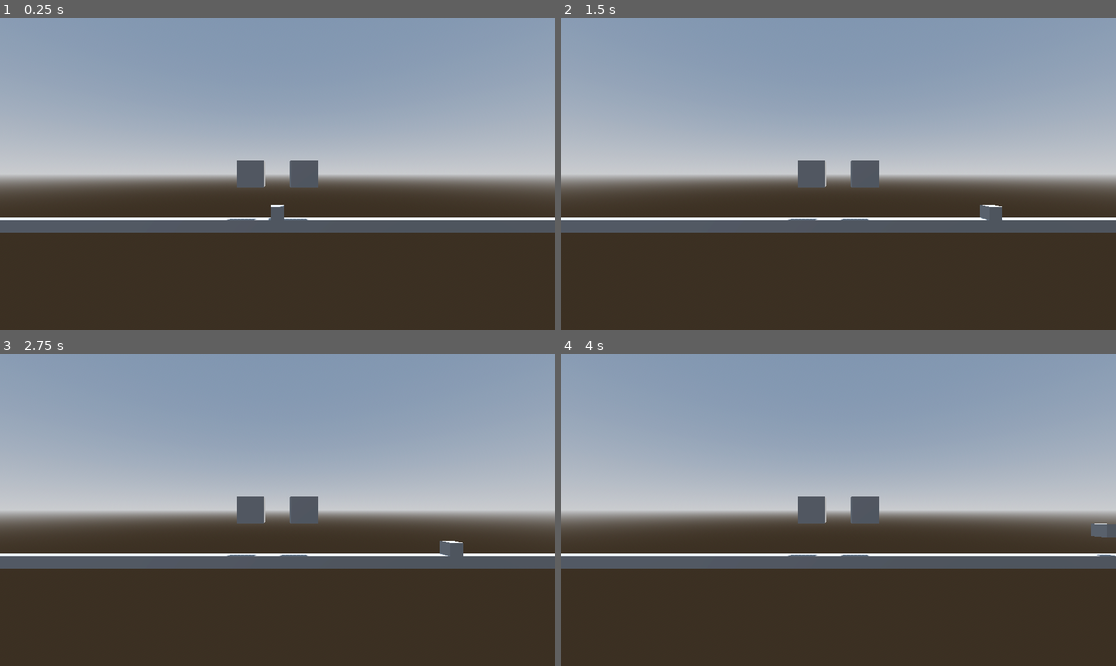
Above: before the commit, frames 1-4 (two rows, left to right).
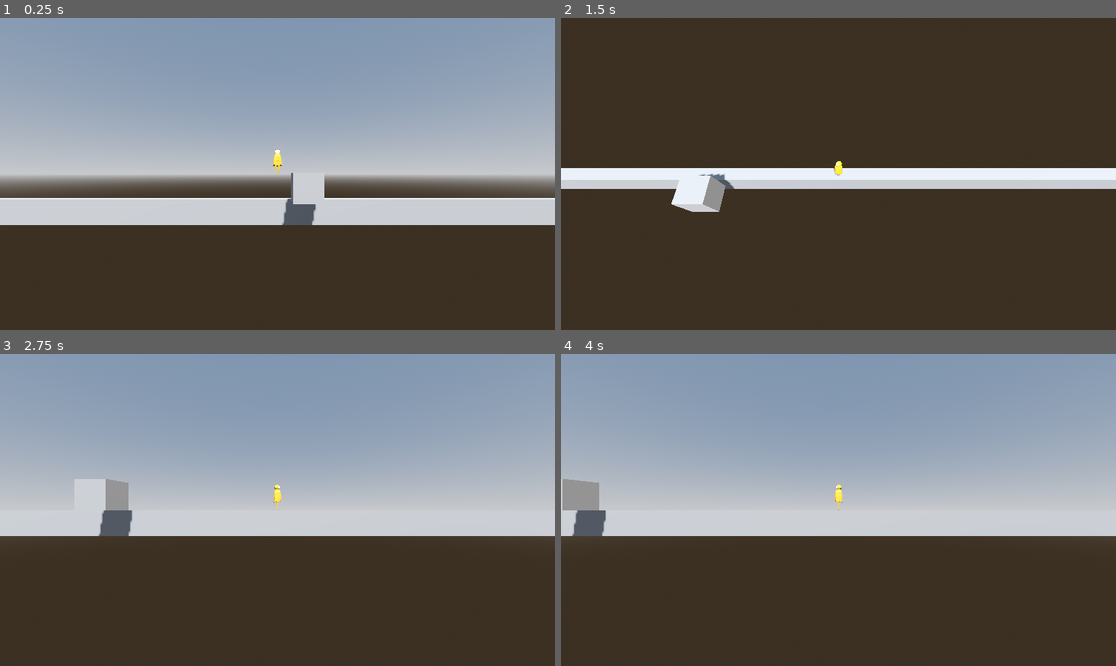
Above: after the commit, the same moments.

Repository: Raftatul/game-jam-behavior-2025
Game: Godot game, scene res://src/levels/main_map.tscn
Two runs of this game, one before a commit and one after it. Both use one fixed random seed, a clock stepped at 60 frames per second and the inputs below.
Inputs:
- Up to frame 1 (0.25 s): no input
- Up to frame 2 (1.5 s): tap Enter (ui_accept) at 0.5, 0.77 s; hold Right (ui_right) 0.53-1.28 s; tap E (switch_camera, bound only after the commit) at 0.6, 1.35 s; hold Left (ui_left) from 1.28 s (still down)
- Up to frame 3 (2.75 s): tap Enter (ui_accept) at 1.52 s; release Left (ui_left) at 2.03 s; hold Right (ui_right) from 2.03 s (still down); tap E (switch_camera, bound only after the commit) at 2.1 s
- Up to frame 4 (4 s): tap E (switch_camera, bound only after the commit) at 2.85, 3.6 s; tap Enter (ui_accept) at 3.02, 3.77 s; release Right (ui_right) at 3.53 s; hold Left (ui_left) from 3.53 s (still down)

The runs differ from the first frame. In frame 1, 12% of the frame differs, in the area x 0-100%, y 41-69%; in frame 2, 61%, in the area x 0-100%, y 0-69%; in frame 3, 14%; in frame 4, 14%.

Commit message:
Add camera switch

Diff:
--- a/game-jam-behavior-2025/project.godot
+++ b/game-jam-behavior-2025/project.godot
@@ -22,6 +22,14 @@
 "res://src/": "red"
 }
 
+[input]
+
+switch_camera={
+"deadzone": 0.2,
+"events": [Object(InputEventKey,"resource_local_to_scene":false,"resource_name":"","device":-1,"window_id":0,"alt_pressed":false,"shift_pressed":false,"ctrl_pressed":false,"meta_pressed":false,"pressed":false,"keycode":0,"physical_keycode":69,"key_label":0,"unicode":101,"location":0,"echo":false,"script":null)
+]
+}
+
 [rendering]
 
 occlusion_culling/use_occlusion_culling=true
--- /dev/null
+++ b/game-jam-behavior-2025/script_templates/CameraState/camera_template_state.gd
@@ -0,0 +1,17 @@
+extends PlayerState
+
+
+func check_relevance() -> StringName:
+	return ""
+
+
+func enter(machine: FiniteStateMachine) -> void:
+	pass
+
+
+func update(machine: FiniteStateMachine, delta: float) -> void:
+	pass
+
+
+func exit(machine: FiniteStateMachine) -> void:
+	pass
--- /dev/null
+++ b/game-jam-behavior-2025/src/character/camera/camera_pivot.gd
@@ -0,0 +1,34 @@
+class_name CameraController extends Marker3D
+
+
+@export var player: PlayerCharacter
+@export var switch_duration: float = 0.5
+
+var request_switch: bool = false
+
+var switch_tween: Tween
+
+@onready var camera_state_machine: FiniteStateMachine = $CameraStateMachine
+
+
+func _ready() -> void:
+	camera_state_machine.start_machine(self)
+
+
+func _physics_process(delta: float) -> void:
+	if player.finite_state_machine.current_state_name != &"Death":
+		request_switch = Input.is_action_just_pressed("switch_camera")
+
+	camera_state_machine.update(delta)
+
+
+func switch_to_2d() -> void:
+	switch_tween = create_tween()
+
+	switch_tween.tween_property(self, "rotation:x", 0.0, switch_duration)
+
+
+func switch_to_topdown() -> void:
+	switch_tween = create_tween()
+
+	switch_tween.tween_property(self, "rotation:x", deg_to_rad(-90.0), switch_duration)
--- /dev/null
+++ b/game-jam-behavior-2025/src/character/camera/states/camera_2d_state.gd
@@ -0,0 +1,11 @@
+extends CameraState
+
+
+func check_relevance() -> StringName:
+	if camera.request_switch:
+		return &"TopDown"
+	return ""
+
+
+func enter(machine: FiniteStateMachine) -> void:
+	camera.switch_to_2d()
--- /dev/null
+++ b/game-jam-behavior-2025/src/character/camera/states/camera_state.gd
@@ -0,0 +1,8 @@
+class_name CameraState extends State
+
+
+var camera: CameraController
+
+
+func set_common_node(common_node) -> void:
+	camera = common_node
--- /dev/null
+++ b/game-jam-behavior-2025/src/character/camera/states/camera_topdown_state.gd
@@ -0,0 +1,11 @@
+extends CameraState
+
+
+func check_relevance() -> StringName:
+	if camera.request_switch:
+		return &"2D"
+	return ""
+
+
+func enter(machine: FiniteStateMachine) -> void:
+	camera.switch_to_topdown()
--- a/game-jam-behavior-2025/src/character/character.tscn
+++ b/game-jam-behavior-2025/src/character/character.tscn
@@ -1,33 +1,36 @@
-[gd_scene load_steps=11 format=3 uid="uid://stq6yyadeyjn"]
+[gd_scene load_steps=14 format=3 uid="uid://stq6yyadeyjn"]
 
 [ext_resource type="Script" uid="uid://cfvy05lnoj7uv" path="res://src/character/player_character.gd" id="1_yny20"]
 [ext_resource type="Script" uid="uid://bdji4l0bh2re2" path="res://src/modules/finite_state_machine/state_machine.gd" id="2_2p3op"]
+[ext_resource type="PackedScene" uid="uid://b5oxqocb4k0na" path="res://assets/character/character_v1.glb" id="2_m366t"]
 [ext_resource type="Script" uid="uid://dqf2dv04wdo3i" path="res://src/character/states/player_idle_state.gd" id="3_8mo58"]
 [ext_resource type="Script" uid="uid://cmnib6pvh2w8i" path="res://src/character/states/player_walk_state.gd" id="4_k8eue"]
 [ext_resource type="Script" uid="uid://dkvn5imuc6ehs" path="res://src/character/states/player_death_state.gd" id="5_tntuy"]
 [ext_resource type="Script" uid="uid://co7fdiqk0u4sk" path="res://src/character/states/player_jump_state.gd" id="6_56uj1"]
 [ext_resource type="Script" uid="uid://c65pm7xm5i42n" path="res://src/character/states/player_walk_air.gd" id="7_fi36g"]
 [ext_resource type="Script" uid="uid://bmknk64fxjomu" path="res://src/character/states/player_fall_state.gd" id="8_a5pac"]
+[ext_resource type="Script" uid="uid://dmtt0c2xadp2d" path="res://src/character/camera/camera_pivot.gd" id="10_8cpw0"]
+[ext_resource type="Script" uid="uid://0sl55afsirix" path="res://src/character/camera/states/camera_2d_state.gd" id="11_1irux"]
+[ext_resource type="Script" uid="uid://cew1815m2eqft" path="res://src/character/camera/states/camera_topdown_state.gd" id="12_1irux"]
 
 [sub_resource type="BoxShape3D" id="BoxShape3D_yny20"]
-
-[sub_resource type="BoxMesh" id="BoxMesh_2p3op"]
+size = Vector3(0.6, 2, 0.6)
 
 [node name="Character" type="CharacterBody3D"]
 script = ExtResource("1_yny20")
 move_duration = 0.1
-jump_force = 75.0
+jump_force = 35.0
+gravity_influence = 0.25
 metadata/_custom_type_script = "uid://cfvy05lnoj7uv"
 
 [node name="CollisionShape3D" type="CollisionShape3D" parent="."]
+transform = Transform3D(1, 0, 0, 0, 1, 0, 0, 0, 1, 0, 1, 0)
 shape = SubResource("BoxShape3D_yny20")
 
-[node name="MeshInstance3D" type="MeshInstance3D" parent="."]
-mesh = SubResource("BoxMesh_2p3op")
+[node name="character_v1" parent="." instance=ExtResource("2_m366t")]
 
 [node name="FiniteStateMachine" type="Node" parent="." node_paths=PackedStringArray("initial_state")]
 script = ExtResource("2_2p3op")
-debug_transition = true
 initial_state = NodePath("Idle")
 metadata/_custom_type_script = "uid://bdji4l0bh2re2"
 
@@ -54,3 +57,23 @@
 [node name="Fall" type="Node" parent="FiniteStateMachine"]
 script = ExtResource("8_a5pac")
 metadata/_custom_type_script = "uid://c0w66x5j564rh"
+
+[node name="CameraPivot" type="Marker3D" parent="." node_paths=PackedStringArray("player")]
+script = ExtResource("10_8cpw0")
+player = NodePath("..")
+
+[node name="Camera3D" type="Camera3D" parent="CameraPivot"]
+transform = Transform3D(1, 0, 0, 0, 1, 0, 0, 0, 1, 0, 0, 16)
+
+[node name="CameraStateMachine" type="Node" parent="CameraPivot" node_paths=PackedStringArray("initial_state")]
+script = ExtResource("2_2p3op")
+initial_state = NodePath("2D")
+metadata/_custom_type_script = "uid://bdji4l0bh2re2"
+
+[node name="2D" type="Node" parent="CameraPivot/CameraStateMachine"]
+script = ExtResource("11_1irux")
+metadata/_custom_type_script = "uid://cwho3wtapiyg4"
+
+[node name="TopDown" type="Node" parent="CameraPivot/CameraStateMachine"]
+script = ExtResource("12_1irux")
+metadata/_custom_type_script = "uid://cwho3wtapiyg4"
--- a/game-jam-behavior-2025/src/character/player_character.gd
+++ b/game-jam-behavior-2025/src/character/player_character.gd
@@ -5,51 +5,72 @@
 
 @export var move_duration: float = 0.5
 @export var jump_force: float = 10.0
+@export var gravity_influence: float = 1.0
 
 var input_direction: int = 0
 var apply_gravity: bool = false
 
 var root_motion_tween: Tween
+var orient_tween: Tween
 
 var request_jump: bool = false
 
 @onready var finite_state_machine: FiniteStateMachine = $FiniteStateMachine
+@onready var character_mesh: Node3D = $character_v1
+@onready var camera_pivot: Marker3D = $CameraPivot
+@onready var camera: Camera3D = $CameraPivot/Camera3D
 
 
 func _ready() -> void:
 	finite_state_machine.start_machine(self)
 
 
-func _process(delta: float) -> void:
-	input_direction = sign(Input.get_axis("ui_left", "ui_right"))
+func _physics_process(delta: float) -> void:
+	var space_state = get_world_3d().direct_space_state
+	var query = PhysicsRayQueryParameters3D.create(camera.global_position, global_position)
+	var result = space_state.intersect_ray(query)
+
+	if result:
+		if result["collider"] != self:
+			finite_state_machine.switch_state(&"Death")
 
 
-func _physics_process(delta: float) -> void:
+	input_direction = sign(Input.get_axis("ui_left", "ui_right"))
 	request_jump = Input.is_action_just_pressed("ui_accept")
 
 	finite_state_machine.update(delta)
 
 	if apply_gravity:
-		velocity += get_gravity()
+		velocity += get_gravity() * gravity_influence
 
 	move_and_slide()
 
 
-func apply_root_motion(target_pos: Vector3, duration: float) -> void:
-	if root_motion_tween:
-		root_motion_tween.kill()
+func orient_character(direction: float, duration: float) -> void:
+	var target_rot: float = deg_to_rad(90.0 * direction)
 
-	root_motion_tween = create_tween()
-	root_motion_tween.set_process_mode(Tween.TWEEN_PROCESS_PHYSICS)
+	if orient_tween:
+		orient_tween.kill()
+	orient_tween = create_tween()
 
-	root_motion_tween.tween_property(self, "global_position", target_pos, duration)
+	orient_tween.tween_property(character_mesh, "rotation:y", target_rot, duration)
+
+
+#func apply_root_motion(target_pos: Vector3, duration: float) -> void:
+	#if root_motion_tween:
+		#root_motion_tween.kill()
+	#
+	#root_motion_tween = create_tween()
+	#root_motion_tween.set_process_mode(Tween.TWEEN_PROCESS_PHYSICS)
+	#
+	#root_motion_tween.tween_property(self, "global_position", target_pos, duration)
 
 
 func apply_horizontal_motion(x_destination: float, duration: float) -> void:
 	if root_motion_tween:
 		root_motion_tween.kill()
-
 	root_motion_tween = create_tween()
-	root_motion_tween.set_process_mode(Tween.TWEEN_PROCESS_PHYSICS)
 
 	root_motion_tween.tween_property(self, "global_position:x", x_destination, duration)
+
+	orient_character(input_direction, duration)
--- a/game-jam-behavior-2025/src/levels/main_map.tscn
+++ b/game-jam-behavior-2025/src/levels/main_map.tscn
@@ -1,11 +1,9 @@
-[gd_scene load_steps=7 format=3 uid="uid://buse55bn08t6f"]
+[gd_scene load_steps=8 format=3 uid="uid://buse55bn08t6f"]
 
 [ext_resource type="PackedScene" uid="uid://stq6yyadeyjn" path="res://src/character/character.tscn" id="1_4uxyq"]
 [ext_resource type="Script" uid="uid://dcexpw07mj5rk" path="res://src/levels/world.gd" id="1_qgv8x"]
 
 [sub_resource type="ProceduralSkyMaterial" id="ProceduralSkyMaterial_4uxyq"]
-sky_horizon_color = Color(0.662243, 0.671743, 0.686743, 1)
-ground_horizon_color = Color(0.662243, 0.671743, 0.686743, 1)
 
 [sub_resource type="Sky" id="Sky_qgv8x"]
 sky_material = SubResource("ProceduralSkyMaterial_4uxyq")
@@ -19,6 +17,9 @@
 [sub_resource type="BoxMesh" id="BoxMesh_qgv8x"]
 size = Vector3(2, 2, 2)
 
+[sub_resource type="ConcavePolygonShape3D" id="ConcavePolygonShape3D_qgv8x"]
+data = PackedVector3Array(-1, 1, 1, 1, 1, 1, -1, -1, 1, 1, 1, 1, 1, -1, 1, -1, -1, 1, 1, 1, -1, -1, 1, -1, 1, -1, -1, -1, 1, -1, -1, -1, -1, 1, -1, -1, 1, 1, 1, 1, 1, -1, 1, -1, 1, 1, 1, -1, 1, -1, -1, 1, -1, 1, -1, 1, -1, -1, 1, 1, -1, -1, -1, -1, 1, 1, -1, -1, 1, -1, -1, -1, 1, 1, 1, -1, 1, 1, 1, 1, -1, -1, 1, 1, -1, 1, -1, 1, 1, -1, -1, -1, 1, 1, -1, 1, -1, -1, -1, 1, -1, 1, 1, -1, -1, -1, -1, -1)
+
 [node name="World" type="Node3D"]
 script = ExtResource("1_qgv8x")
 
@@ -26,25 +27,22 @@
 environment = SubResource("Environment_xbmv0")
 
 [node name="DirectionalLight3D" type="DirectionalLight3D" parent="."]
-transform = Transform3D(-0.866025, -0.433013, 0.25, 0, 0.5, 0.866025, -0.5, 0.75, -0.433013, 0, 0, 0)
+transform = Transform3D(0.962289, -0.235583, 0.136014, 2.78059e-08, 0.5, 0.866025, -0.272028, -0.833367, 0.481145, 0, 0, 0)
 shadow_enabled = true
 
 [node name="CSGBox3D" type="CSGBox3D" parent="."]
 use_collision = true
-size = Vector3(100, 1, 1)
+size = Vector3(100, 2, 1)
 
 [node name="Character" parent="." instance=ExtResource("1_4uxyq")]
-transform = Transform3D(1, 0, 0, 0, 1, 0, 0, 0, 1, 0, 2.20652, 0)
+transform = Transform3D(1, 0, 0, 0, 1, 0, 0, 0, 1, 0, 7.20652, 0)
 floor_constant_speed = true
 
-[node name="Camera3D" type="Camera3D" parent="."]
-transform = Transform3D(1, 0, 0, 0, 1, 0, 0, 0, 1, 0, 4, 16)
-current = true
-
 [node name="MeshInstance3D" type="MeshInstance3D" parent="."]
-transform = Transform3D(1, 0, 0, 0, 1, 0, 0, 0, 1, -2, 4, 0)
+transform = Transform3D(1, 0, 0, 0, 1, 0, 0, 0, 1, 2, 2, 2)
 mesh = SubResource("BoxMesh_qgv8x")
 
-[node name="MeshInstance3D2" type="MeshInstance3D" parent="."]
-transform = Transform3D(1, 0, 0, 0, 1, 0, 0, 0, 1, 2, 4, 0)
-mesh = SubResource("BoxMesh_qgv8x")
+[node name="StaticBody3D" type="StaticBody3D" parent="MeshInstance3D"]
+
+[node name="CollisionShape3D" type="CollisionShape3D" parent="MeshInstance3D/StaticBody3D"]
+shape = SubResource("ConcavePolygonShape3D_qgv8x")
Not shown, added: game-jam-behavior-2025/src/character/camera/camera_pivot.gd.uid
Not shown, added: game-jam-behavior-2025/src/character/camera/states/camera_2d_state.gd.uid
Not shown, added: game-jam-behavior-2025/src/character/camera/states/camera_state.gd.uid
Not shown, added: game-jam-behavior-2025/src/character/camera/states/camera_topdown_state.gd.uid
